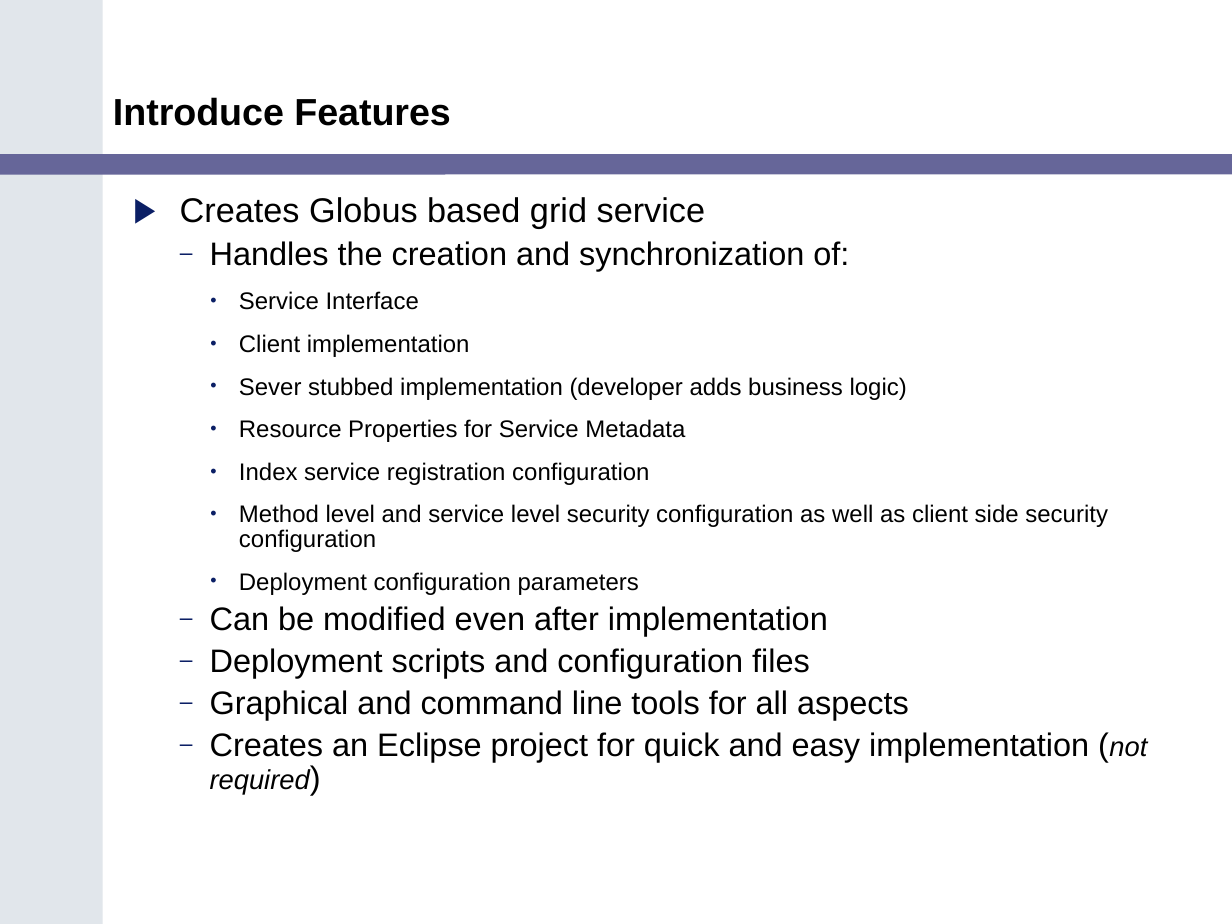
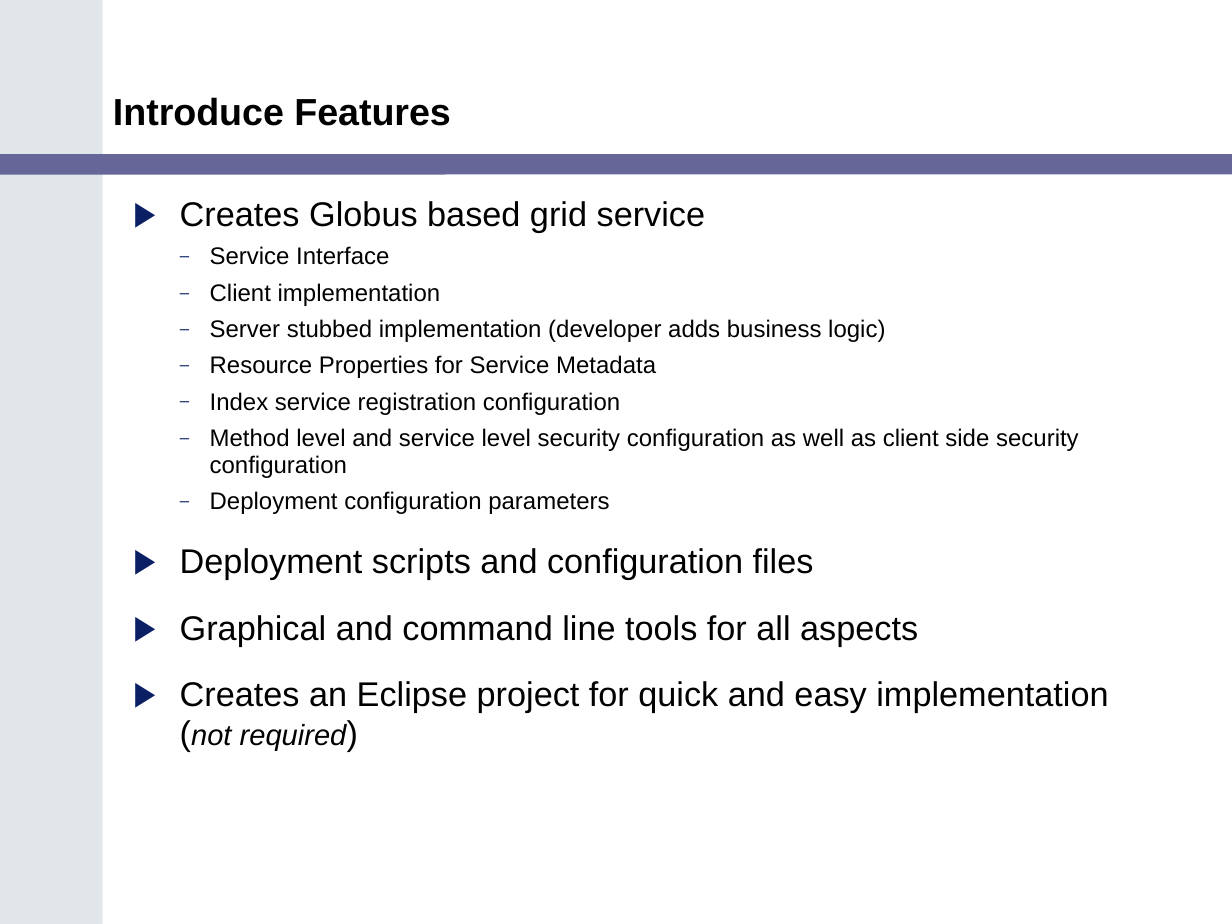
Before and after one commit to NCIP/cagrid-docs, a slide deck: slide 10 of presentations/200602_VCDE_ARCH/caGrid_Update_Arch_VCDE_Feb1.ppt (slide 9 before the commit). Drawn at 1232x924 pixels with LibreOffice and Linux fonts; fonts in the diff are those of the drawing; background and template pictures are left out. Boxes give left, top, right and bottom in pixels: in the first picture for what was removed or moved away, otherwise in the second. Text is boxed around its words. In the diff, an @@ line names an element or a change of style, - is before the commit and + after.

```diff
--- a/presentations/200602_VCDE_ARCH/caGrid_Update_Arch_VCDE_Feb1.ppt
+++ b/presentations/200602_VCDE_ARCH/caGrid_Update_Arch_VCDE_Feb1.ppt
@@ text at (180, 201, 1108, 750): size 19 to 20 pt in "Deployment scripts and configuration files", "Graphical and command line tools for all ...", "Creates an Eclipse project for quick and ..."; size 16 to 17 pt in "(not required)"; line spacing 0.85 to 0.95; bullet • to –; list level 3 to 2 in "Service Interface"; list level 3 to 2 in "Client implementation"; list level 3 to 2 in "Resource Properties for Service Metadata"; list level 3 to 2 in "Index service registration configuration"; list level 3 to 2 in "Method level and service level ..."; list level 3 to 2 in "Deployment configuration parameters"; bullet – to ▶; list level 2 to 1 in "Deployment scripts and configuration files"; list level 2 to 1 in "Graphical and command line tools ..."; list level 2 to 1 in "Creates an Eclipse project for ..." @@
@@ text at (210, 241, 849, 271): paragraph removed @@
-  – Handles the creation and synchronization of:
@@ text at (210, 319, 885, 342): text changed @@
-    • Sever stubbed implementation (developer adds business logic)
+  – Server stubbed implementation (developer adds business logic)
@@ text at (210, 606, 828, 636): paragraph removed @@
-  – Can be modified even after implementation
```
Also in this commit, not shown: 6 other slides changed, 3 slides added, 1 slide removed.
